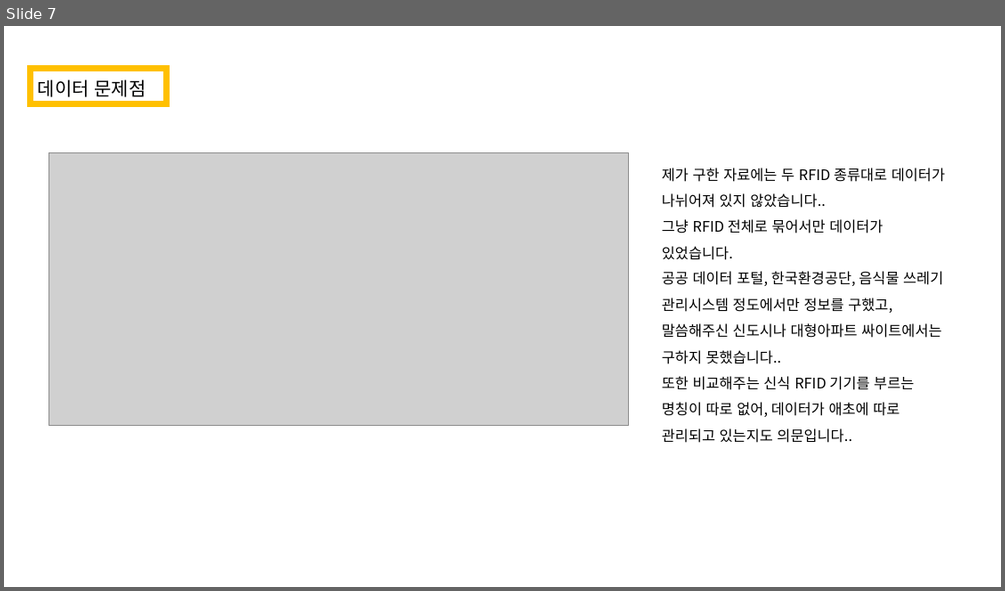
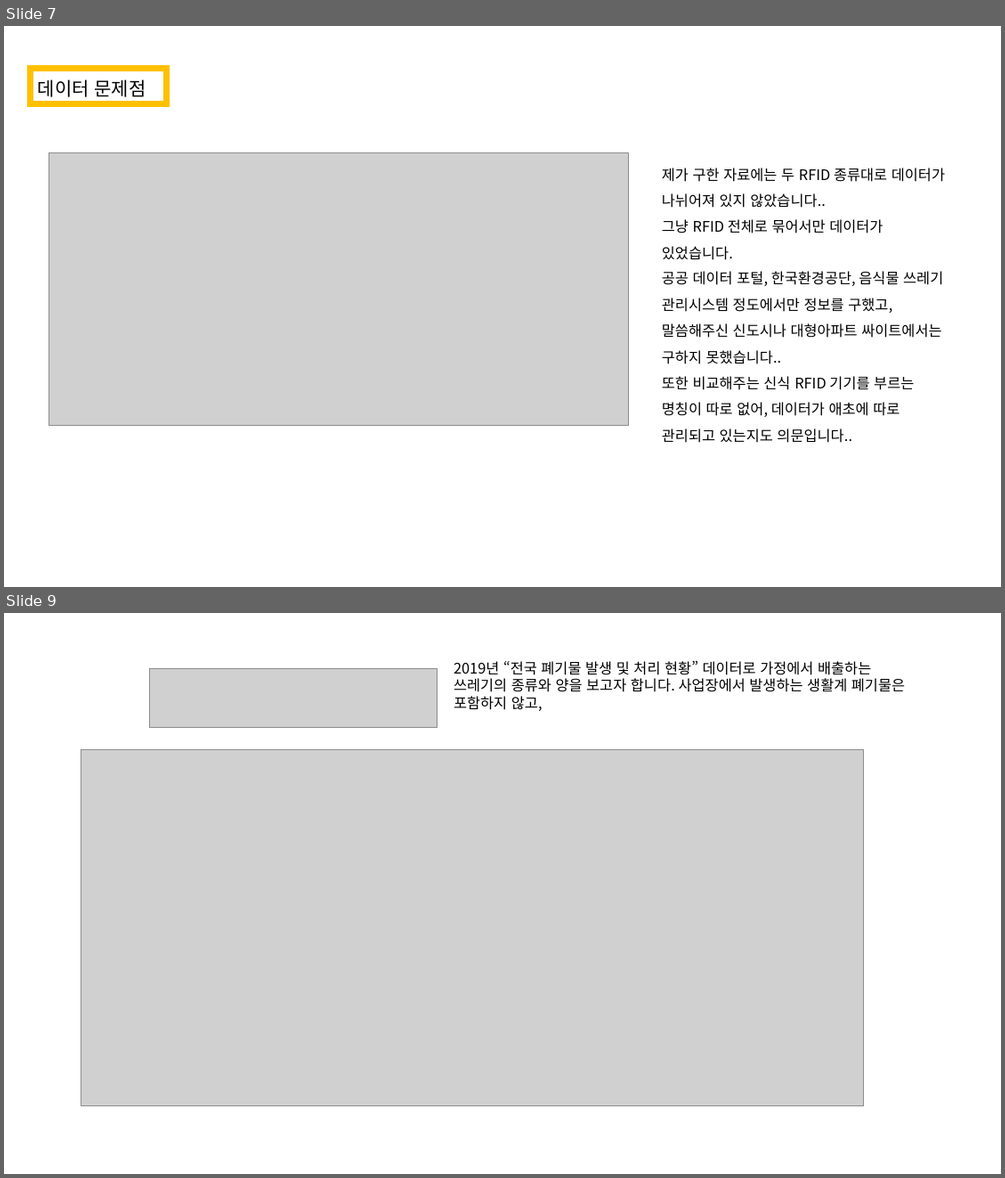
Before and after one commit to WonkeeShin/Architect, a slide deck: Architecture Design 2022/0324/0324_2017170544_신원기.pptx. Shown one above the other, each under a label of ours: slide 7 before the commit, slides 7 and 9 after it; the slides between them are not shown. The pictures are 1005x591 and 1005x1178 pixels, drawn with LibreOffice and Linux fonts; fonts in the diff are those of the drawing; grey boxes stand for pictures. Boxes give left, top, right and bottom in pixels: in the first picture for what was removed or moved away, otherwise in the second. Text is boxed around its words. In the diff, an @@ line names an element or a change of style, - is before the commit and + after.

```diff
--- a/Architecture Design 2022/0324/0324_2017170544_신원기.pptx
+++ b/Architecture Design 2022/0324/0324_2017170544_신원기.pptx
@@ slide 9 added at (4, 613, 1001, 1174), background #FFFFFF @@
@@ text added at (453, 660, 905, 711), 14 pt, text #000000 @@
+2019년 “전국 폐기물 발생 및 처리 현황” 데이터로 가정에서 배출하는 쓰레기의 종류와 양을 보고자 합니다. 사업장에서 발생하는 생활계 폐기물은 포함하지 않고,
@@ picture added at (150, 668, 437, 727) @@
@@ picture added at (81, 750, 863, 1106) @@
```
Also in this commit, not shown: 2 other slides added.
